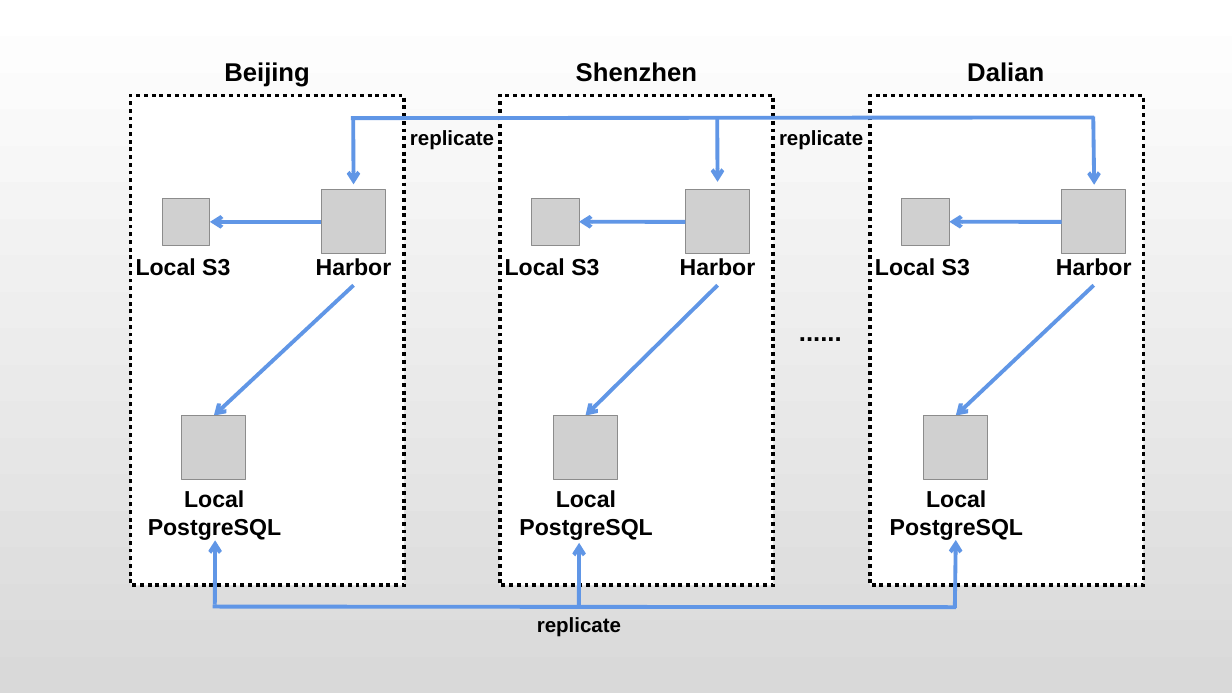
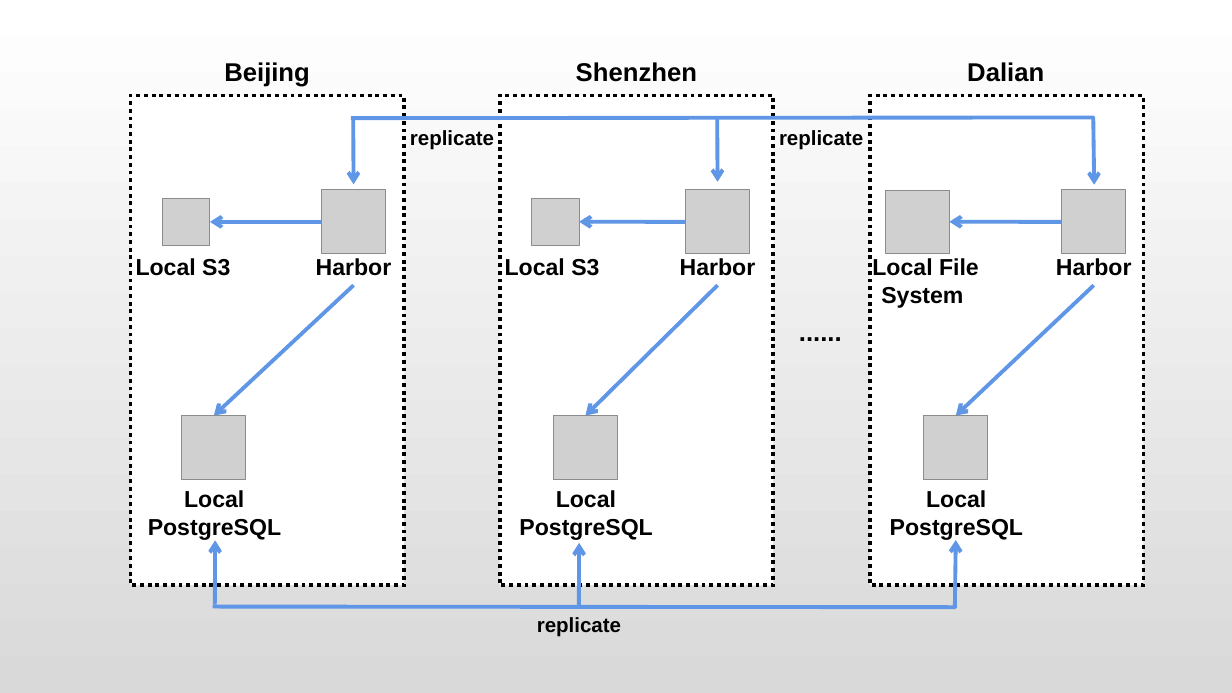
Before and after one commit to HuangDi1234/Doc, a slide deck: slide 3 of harbor_img/architecture.pptx. Drawn at 1232x693 pixels with LibreOffice and Linux fonts; fonts in the diff are those of the drawing; grey boxes stand for pictures. Boxes give left, top, right and bottom in pixels: in the first picture for what was removed or moved away, otherwise in the second. Text is boxed around its words. In the diff, an @@ line names an element or a change of style, - is before the commit and + after.

```diff
--- a/harbor_img/architecture.pptx
+++ b/harbor_img/architecture.pptx
@@ picture: place and size @@
-picture at bbox=[902, 198, 949, 245]
+picture at bbox=[885, 190, 949, 254]
@@ text at bbox=[872, 258, 979, 308]: text changed @@
-Local S3
+Local File
+System
```
Also in this commit, not shown: 2 other slides changed, 4 slides added, 1 other file.
